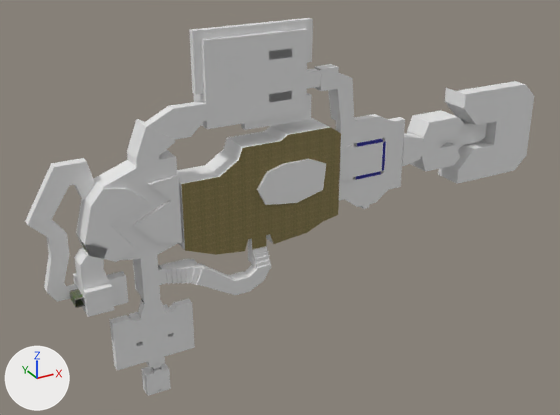
Before and after pictures for a commit that changed the Blender file data/levels/doom/e1m1/e1m1_blender.blend.
Camera for both pictures: a 50 mm lens placed at (-4621.0, -4959.0, -1017.0), pointed at (-1806.0, 161.0, -3576.0). Lighting does not change. The marker at lower left points along +X, +Y and +Z.

The older version as bpy lines, for what is in view:
```python
me_basegeometry_003 = bpy.data.meshes.new('BaseGeometry.003')
me_basegeometry_003.from_pydata(...)  # 16 vertices, 22 faces; spans x -608.0..0.0, y -144.0..-120.0, z 8.0..352.0
me_basegeometry_006 = bpy.data.meshes.new('BaseGeometry.006')
me_basegeometry_006.from_pydata(...)  # 1033 vertices, 1639 faces, 16 loose edges; spans x -2288.0..2288.0, y -200.0..200.0, z -1408.0..1408.0
me_elevator49downbox = bpy.data.meshes.new('Elevator49DownBox')
me_elevator49downbox.from_pydata(...)  # a box spanning x -109.0..98.0, y -95.0..102.0, z -64.0..94.0
ob_objbasegeometry_001 = bpy.data.objects.new('ObjBaseGeometry.001', me_basegeometry_003)
ob_objbasegeometry_001.location = (-1520.0, 64.0, -3456.0)
ob_objbasegeometry_007 = bpy.data.objects.new('ObjBaseGeometry.007', me_basegeometry_006)
ob_objbasegeometry_007.location = (-1520.0, 64.0, -3456.0)
ob_objelevator49downbo = bpy.data.objects.new('ObjElevator49DownBo', me_elevator49downbox)
ob_objelevator49downbo.location = (-3004.0, 69.0, -4447.0)
ob_objelevator49downbo.rotation_euler = (1.571, 0.0, 0.0)  # degrees (90, 0, 0)
# also in view: 'Cube.042' at (-1463.0, 43.0, -2509.0); 'ObjBaseGeometry.002' at (-2056.0, -56.0, -3328.0); 'ObjElev9a9bPickBox' at (-3422.0, 55.0, -3869.0)
```
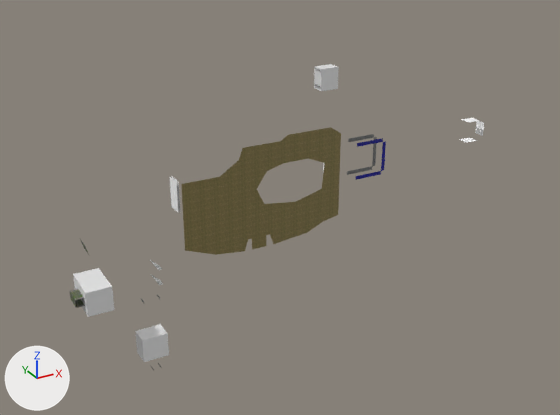
What differs and where, as boxes [x1, y1, x2, y2] in the pictures (560 x 415 px):
'ObjBaseGeometry.007', hidden
    before: [25, 18, 534, 396]
'ObjBaseGeometry.001', hidden
    before: [257, 159, 326, 205]

What changed in the scene script:
```text
Change ob_objbasegeometry_007:
    add ob_objbasegeometry_007.hide_set(True)  # its collection is switched off
Change ob_objbasegeometry_001:
    add ob_objbasegeometry_001.hide_set(True)  # its collection is switched off
```
